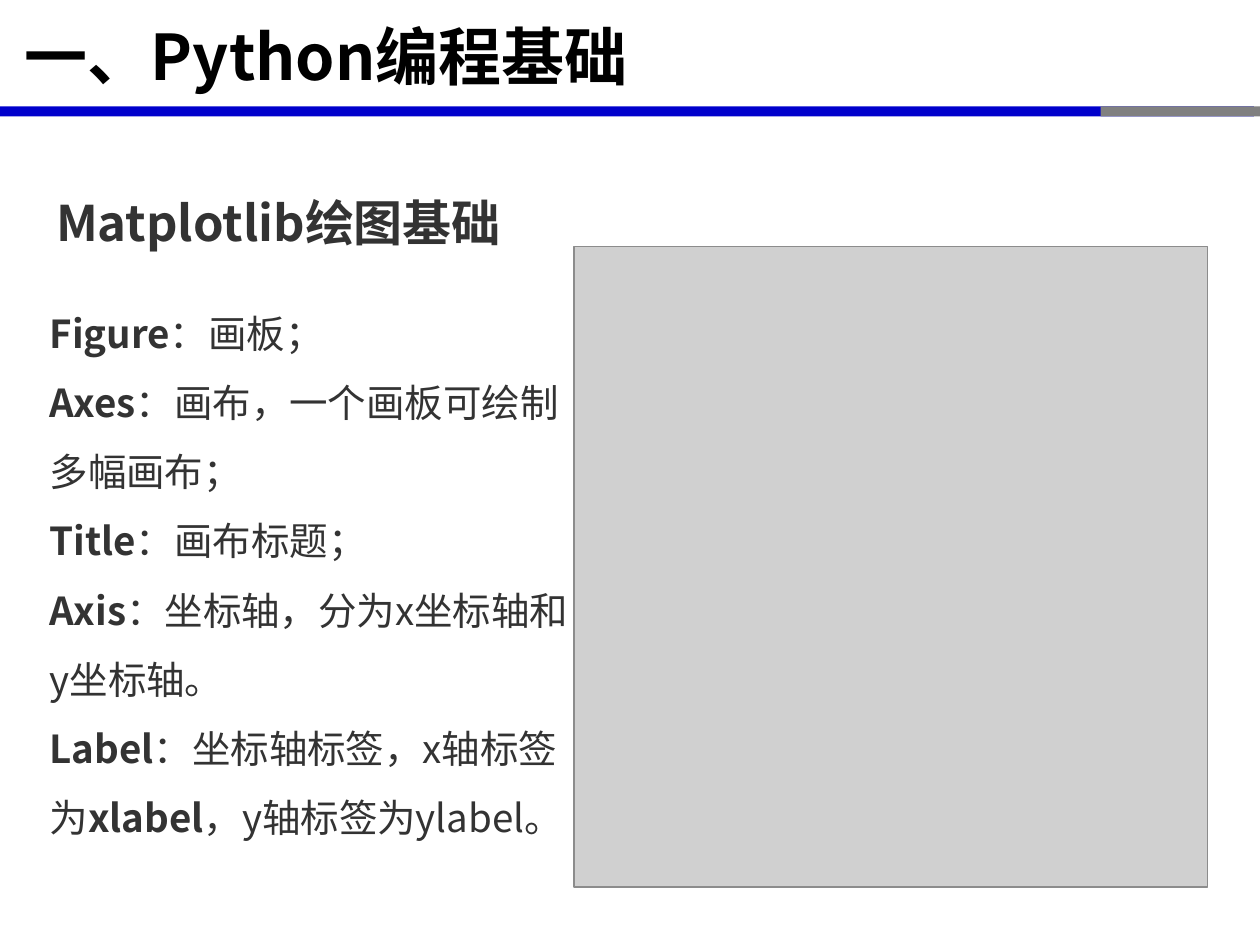
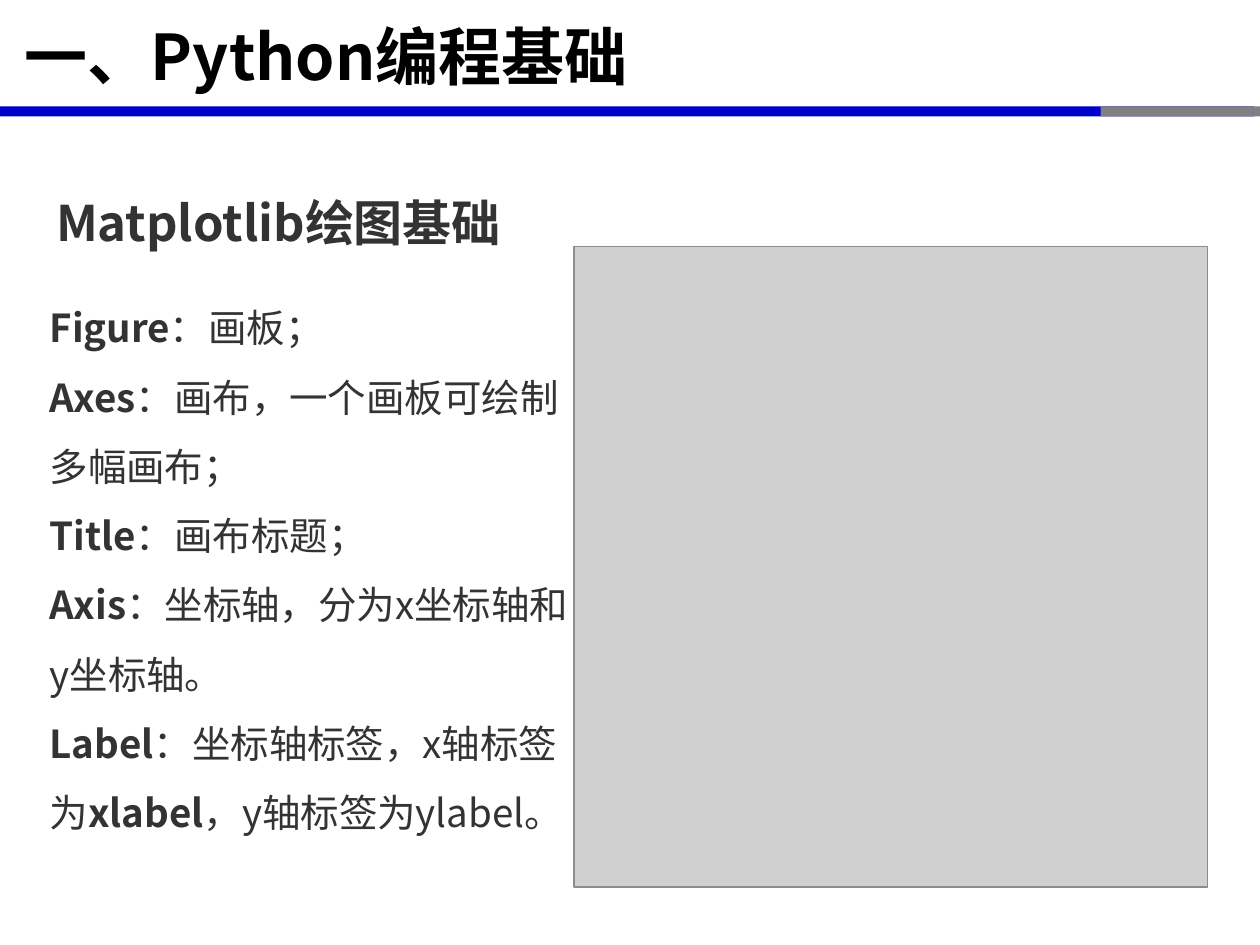
Before and after one commit to xinluo2018/open-source-gis-course, a slide deck: slide 22 of 第3章-开源GIS软件开发环境-6课时/第3章--开源GIS软件开发环境-Python编程基础-2学时.pptx. Drawn at 1260x945 pixels with LibreOffice and Linux fonts; fonts in the diff are those of the drawing; grey boxes stand for pictures. Boxes give left, top, right and bottom in pixels: in the first picture for what was removed or moved away, otherwise in the second. Text is boxed around its words. In the diff, an @@ line names an element or a change of style, - is before the commit and + after.

```diff
--- a/第3章-开源GIS软件开发环境-6课时/第3章--开源GIS软件开发环境-Python编程基础-2学时.pptx
+++ b/第3章-开源GIS软件开发环境-6课时/第3章--开源GIS软件开发环境-Python编程基础-2学时.pptx
@@ text "Figure：画板；": place and size @@
-text "Figure：画板；" at bbox=[50, 315, 569, 841]
+text "Figure：画板；" at bbox=[50, 309, 569, 836]
```
Also in this commit, not shown: 5 other slides changed, 3 other files.
